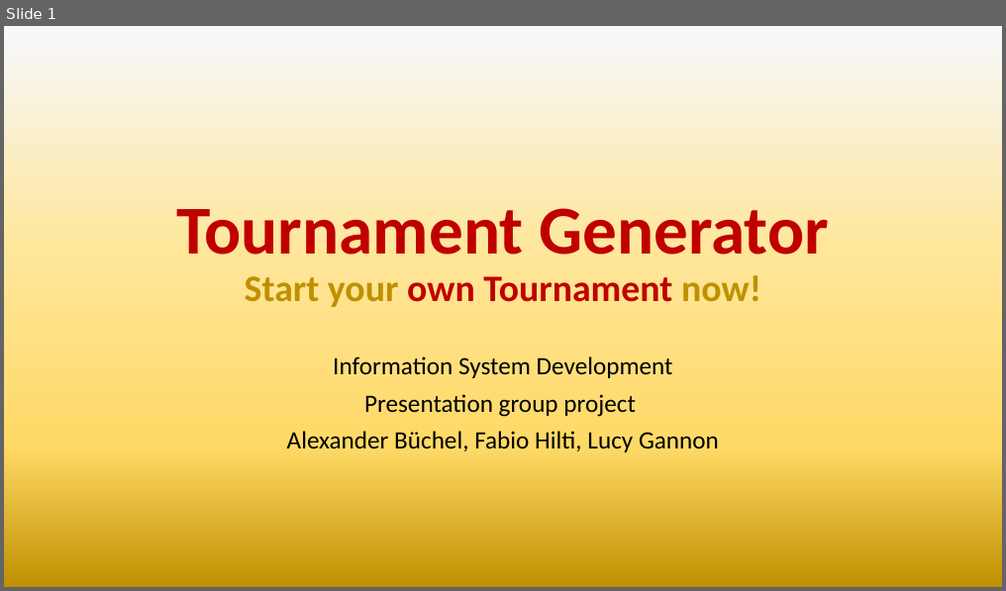
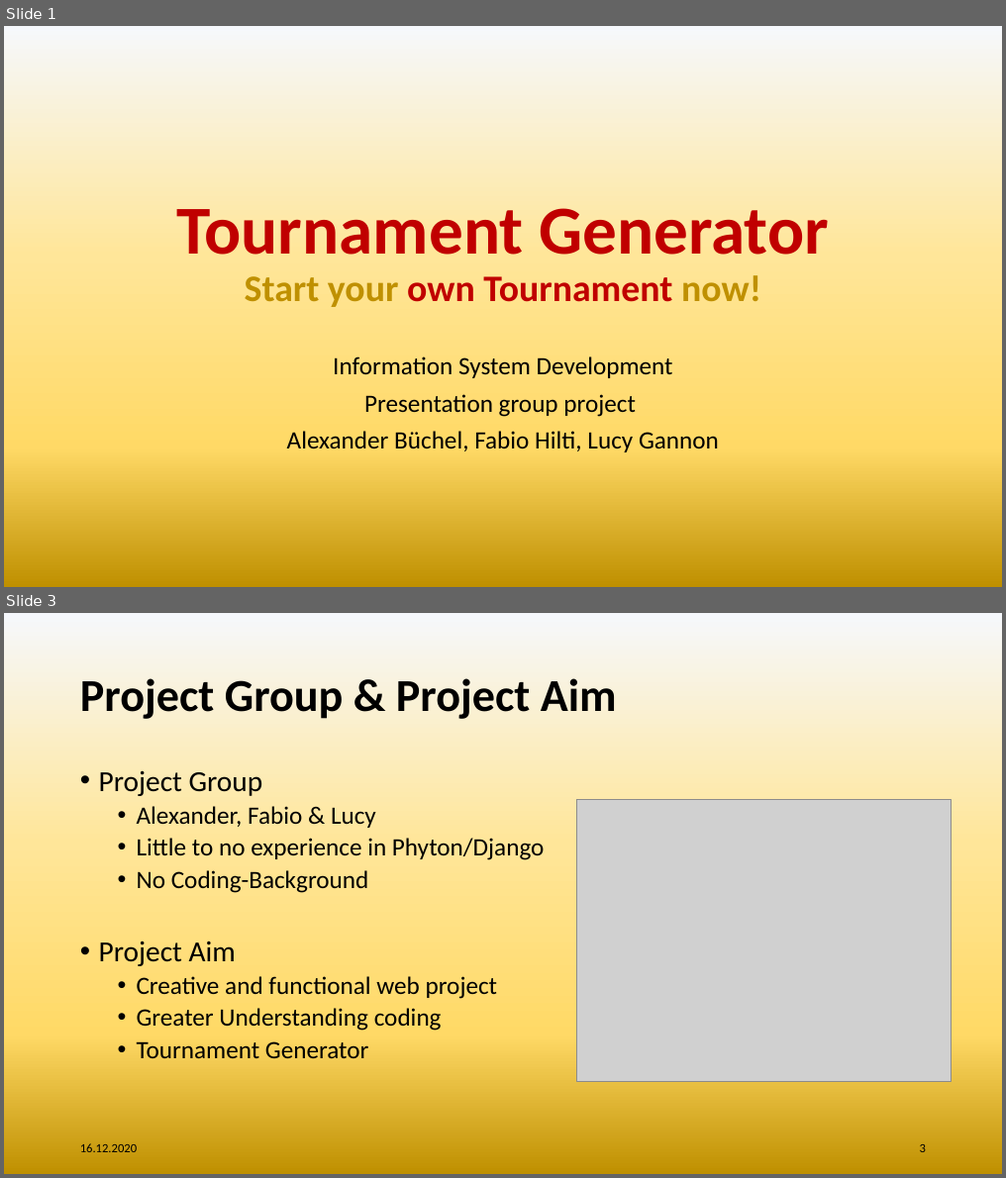
Before and after one commit to BuecAle/TournamentGenerator_ISD, a slide deck: notes/Tournament Generator Presentation.pptx. Shown one above the other, each under a label of ours: slide 1 before the commit, slides 1 and 3 after it; the slides between them are not shown. The pictures are 1006x591 and 1006x1178 pixels, drawn with LibreOffice and Linux fonts; fonts in the diff are those of the drawing; grey boxes stand for pictures; background and template pictures are left out. Boxes give left, top, right and bottom in pixels: in the first picture for what was removed or moved away, otherwise in the second. Text is boxed around its words. In the diff, an @@ line names an element or a change of style, - is before the commit and + after.

Commit message:
Update Tournament Generator Presentation.pptx
Update for Presentation

```diff
--- a/notes/Tournament Generator Presentation.pptx
+++ b/notes/Tournament Generator Presentation.pptx
@@ slide 3 added at bbox=[4, 613, 1002, 1174], background gradient #F6F8FC to #FFE699 to #FFD966 to #BF9000 @@
@@ title added at bbox=[80, 678, 617, 719], 44 pt, text #000000, bold @@
+Project Group & Project Aim
@@ text added at bbox=[99, 770, 545, 1059], 24 pt, text #000000 @@
+• Project Group
+  • Alexander, Fabio & Lucy
+  • Little to no experience in Phyton/Django
+  • No Coding-Background
+• Project Aim
+  • Creative and functional web project
+  • Greater Understanding coding
+  • Tournament Generator
@@ picture added at bbox=[577, 799, 951, 1081] @@
@@ text added at bbox=[80, 1144, 137, 1153], 12 pt, text #000000 @@
+16.12.2020
@@ page number added at bbox=[920, 1145, 926, 1153], 12 pt, text #000000 @@
+3
```
Also in this commit, not shown: 1 slide changed, 7 other slides added.
